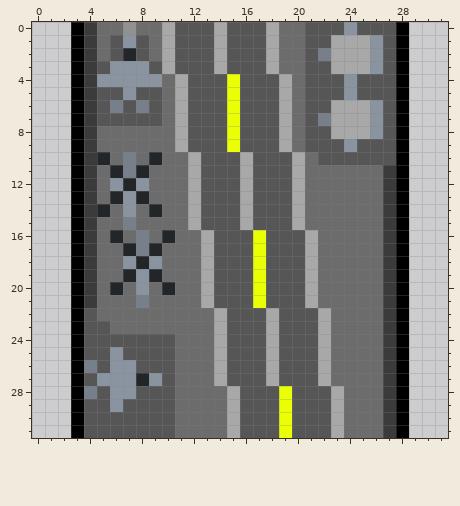
File history of a pixel-art sprite, public/image/Carrier middle3.png. The first picture shows the starting point.
The file is 32x32 pixels.
After:
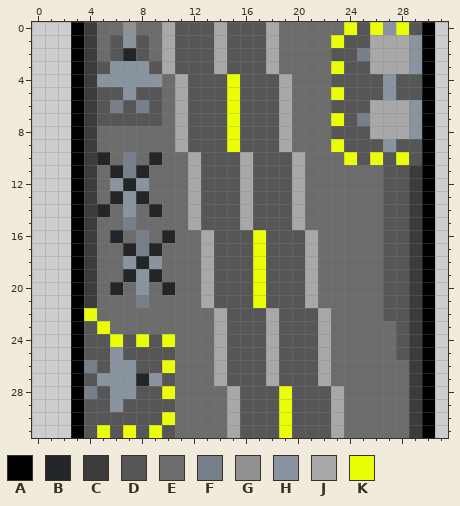
Palette (. is transparent): A #000000  B #232629  C #3b3b3b  D #565656  E #6c6c6c  F #767f8a  G #919191  H #8994a0  J #a8a8a8  K #eaff03
Edits made:
Changed rows in their new state; - is an unchanged pixel.
first column x 4:
 0 -----------------EEEK-KHKDA
 1 -----------------EEKDDJJJHA
 2 -----------------EEDDFJJJHA
 3 -----------------EEKDDJJJHA
 4 -----------------EE-D--HDDA
 5 -----------------EEKD--HDDA
 6 -----------------EEDDDJJJHA
 7 -----------------EEKDFJJJHA
 8 -----------------EEDDDJJJHA
 9 -----------------EEKD--HDDA
10 ------------------EEK-K-KDA
11 -----------------------DDCA
12 -----------------------DDCA
13 -----------------------DDCA
14 -----------------------DDCA
15 -----------------------DDCA
16 -----------------------DDCA
17 -----------------------DDCA
18 -----------------------DDCA
19 -----------------------DDCA
20 -----------------------DDCA
21 -----------------------DDCA
22 K----------------------DDCA
23 -K---------------------EDCA
24 --K-K-K----------------EDCA
25 -----------------------EDCA
26 ------K----------------EECA
27 -----------------------EECA
28 ------K----------------EECA
29 -----------------------EECA
30 ------K----------------EECA
31 -K-K-K-----------------EECA
